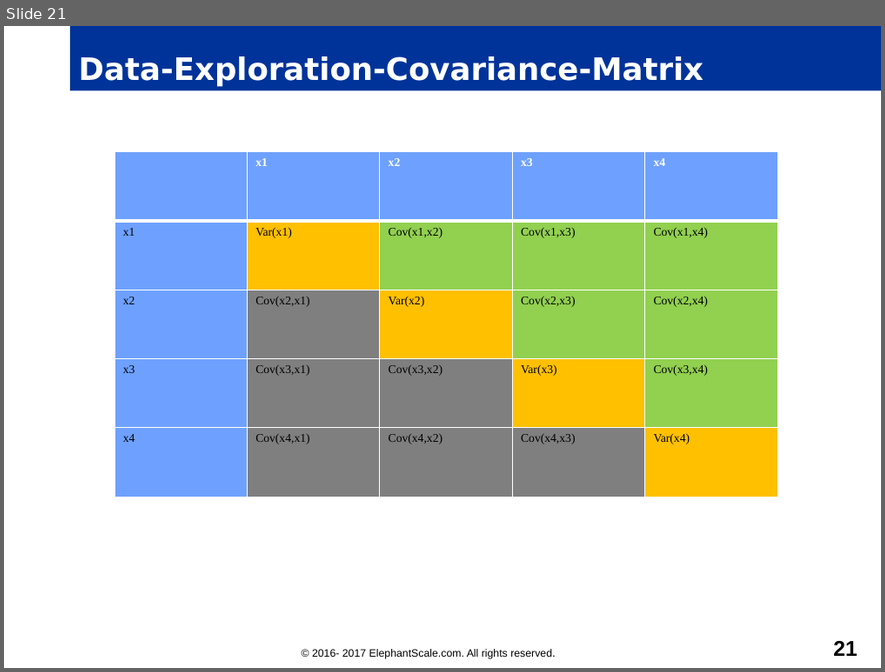
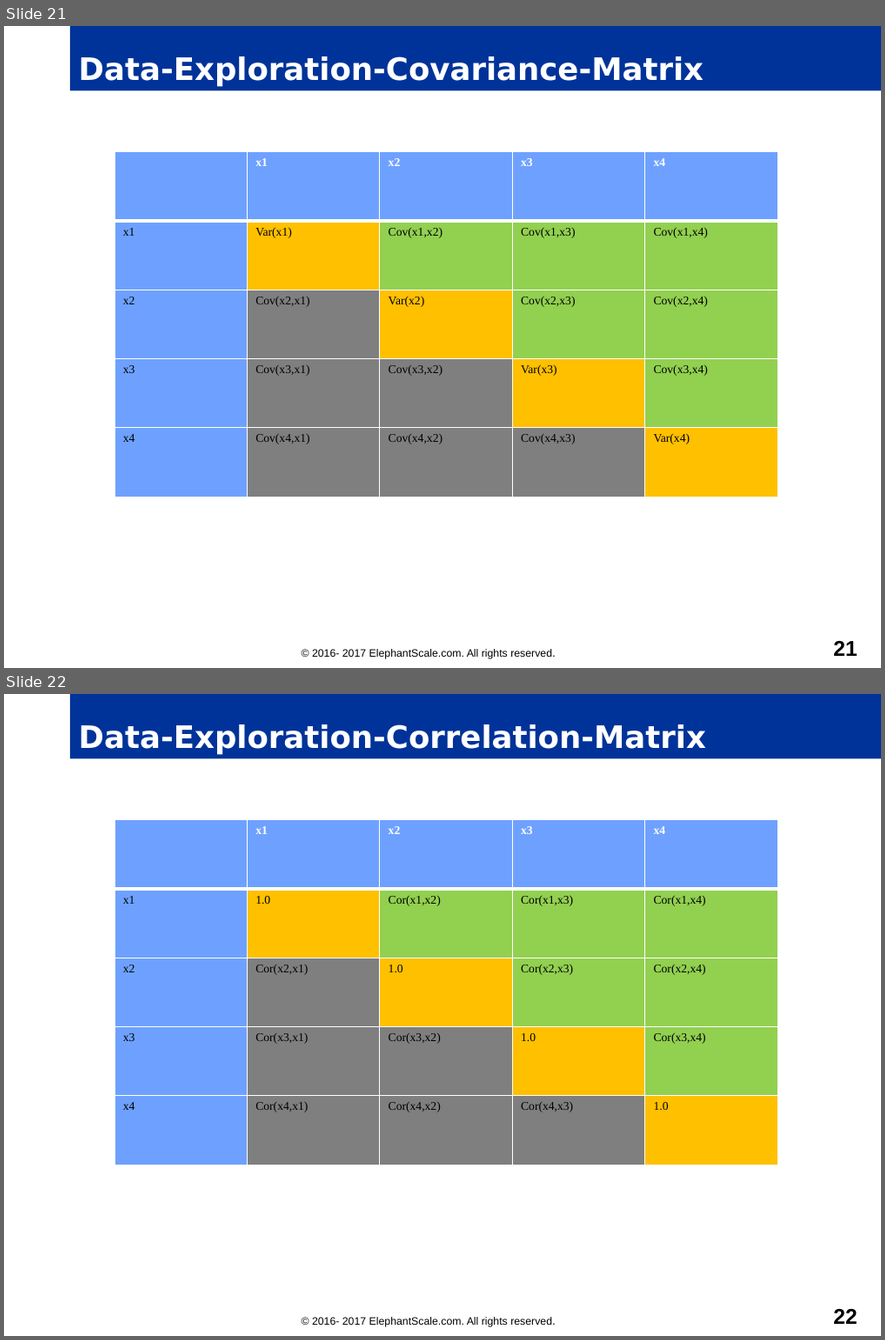
Before and after one commit to elephantscale/es-training-new, a slide deck: machine-learning/slides/Machine-Learning.pptx. Shown one above the other, each under a label of ours: slide 21 before the commit, slides 21 and 22 after it. The pictures are 885x672 and 885x1340 pixels, drawn with LibreOffice and Linux fonts; fonts in the diff are those of the drawing; background and template pictures are left out. Boxes give left, top, right and bottom in pixels: in the first picture for what was removed or moved away, otherwise in the second. Text is boxed around its words. In the diff, an @@ line names an element or a change of style, - is before the commit and + after.

Commit message:
ML : Data exploration update with images [1]

```diff
--- a/machine-learning/slides/Machine-Learning.pptx
+++ b/machine-learning/slides/Machine-Learning.pptx
@@ slide 22 added at bbox=[4, 694, 881, 1336], background #FFFFFF; not listed: 1 template element that a slide beside it also shows @@
@@ title added at bbox=[70, 694, 881, 759], fill #003399, 26 pt, text #FFFFFF, bold @@
+Data-Exploration-Correlation-Matrix
@@ table added at bbox=[114, 820, 777, 1165], 5 rows, 5 columns @@
+ | x1 | x2 | x3 | x4
+x1 | 1.0 | Cor(x1,x2) | Cor(x1,x3) | Cor(x1,x4)
+x2 | Cor(x2,x1) | 1.0 | Cor(x2,x3) | Cor(x2,x4)
+x3 | Cor(x3,x1) | Cor(x3,x2) | 1.0 | Cor(x3,x4)
+x4 | Cor(x4,x1) | Cor(x4,x2) | Cor(x4,x3) | 1.0
@@ page number added at bbox=[833, 1309, 857, 1324], 18 pt, text #000000, bold @@
+22
```
Also in this commit, not shown: 7 other files.
